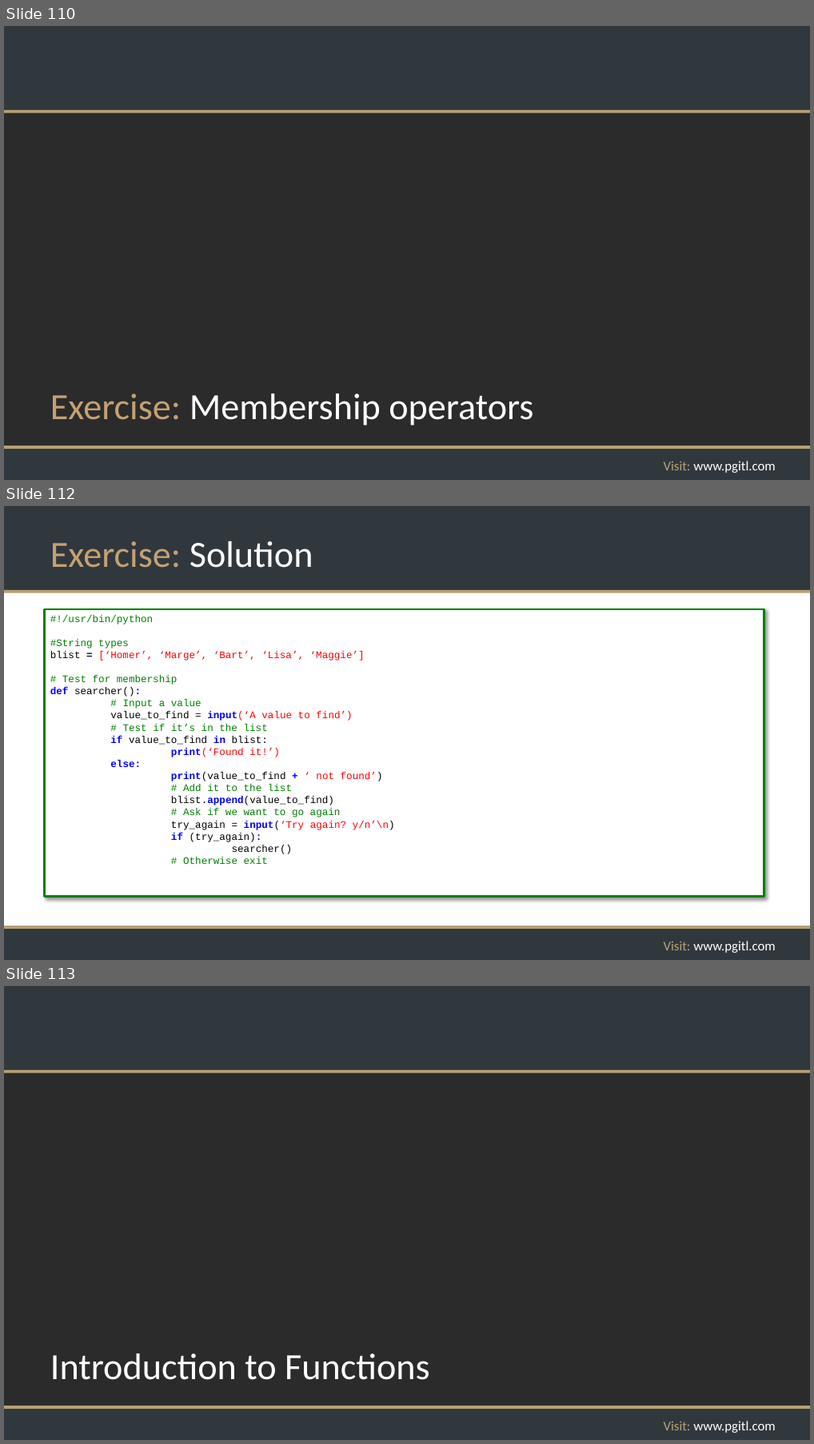
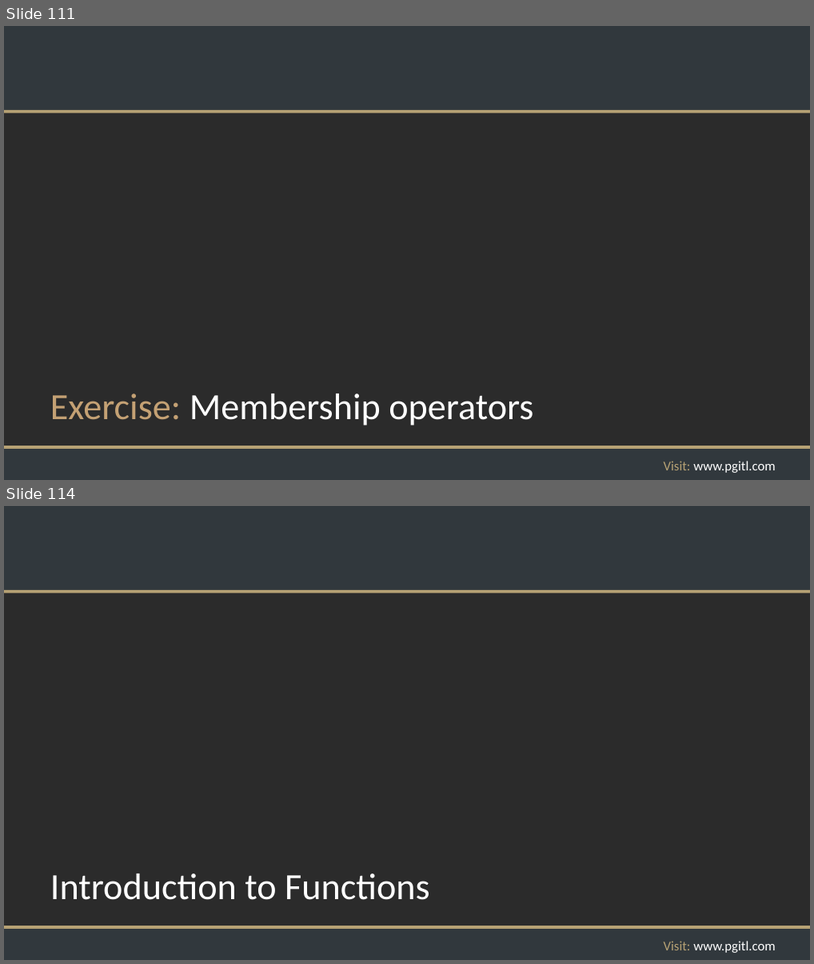
Before and after one commit to rikkouri/project-a, a slide deck: Programming Foundations.pptx. Shown one above the other, each under a label of ours: slides 110, 112 and 113 before the commit, slides 111 and 114 after it; the slides between them are not shown. The pictures are 814x1444 and 814x964 pixels, drawn with LibreOffice and Linux fonts; fonts in the diff are those of the drawing; background and template pictures are left out; a plain dark background stands for a picture behind light text. Boxes give left, top, right and bottom in pixels: in the first picture for what was removed or moved away, otherwise in the second. Text is boxed around its words. In the diff, an @@ line names an element or a change of style, - is before the commit and + after.

```diff
--- a/Programming Foundations.pptx
+++ b/Programming Foundations.pptx
@@ slide 112 removed at bbox=[4, 506, 810, 960], background #FFFFFF; not listed: 5 template elements that a slide beside it also shows @@
@@ title removed at bbox=[50, 541, 314, 568] @@
-Exercise: Solution
@@ rectangle removed at bbox=[45, 609, 765, 896] @@
-#!/usr/bin/python
-#String types
-blist = [‘Homer’, ‘Marge’, ‘Bart’, ‘Lisa’, ‘Maggie’]
-# Test for membership
-def searcher():
-# Input a value
-value_to_find = input(‘A value to find’)
-# Test if it’s in the list
-if value_to_find in blist:
-print(‘Found it!’)
-else:
-print(value_to_find + ‘ not found’)
-# Add it to the list
-blist.append(value_to_find)
-# Ask if we want to go again
-try_again = input(‘Try again? y/n’\n)
-if (try_again):
-searcher()
-# Otherwise exit
@@ what was slide 110 is now slide 111 @@
@@ what was slide 113 is now slide 114 @@
```
Also in this commit, not shown: 3 slides changed, 2 slides added, 2 other files.
